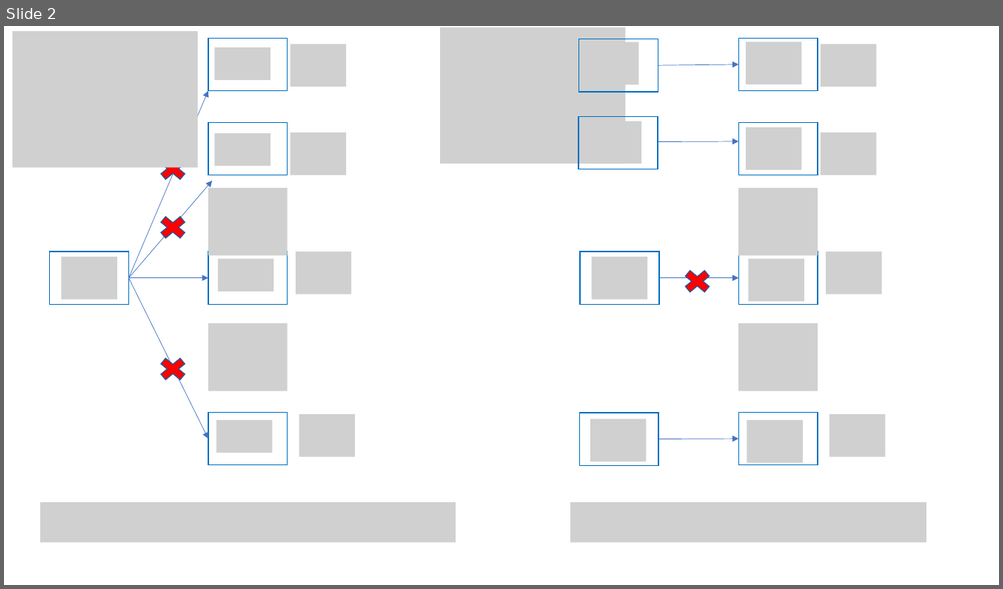
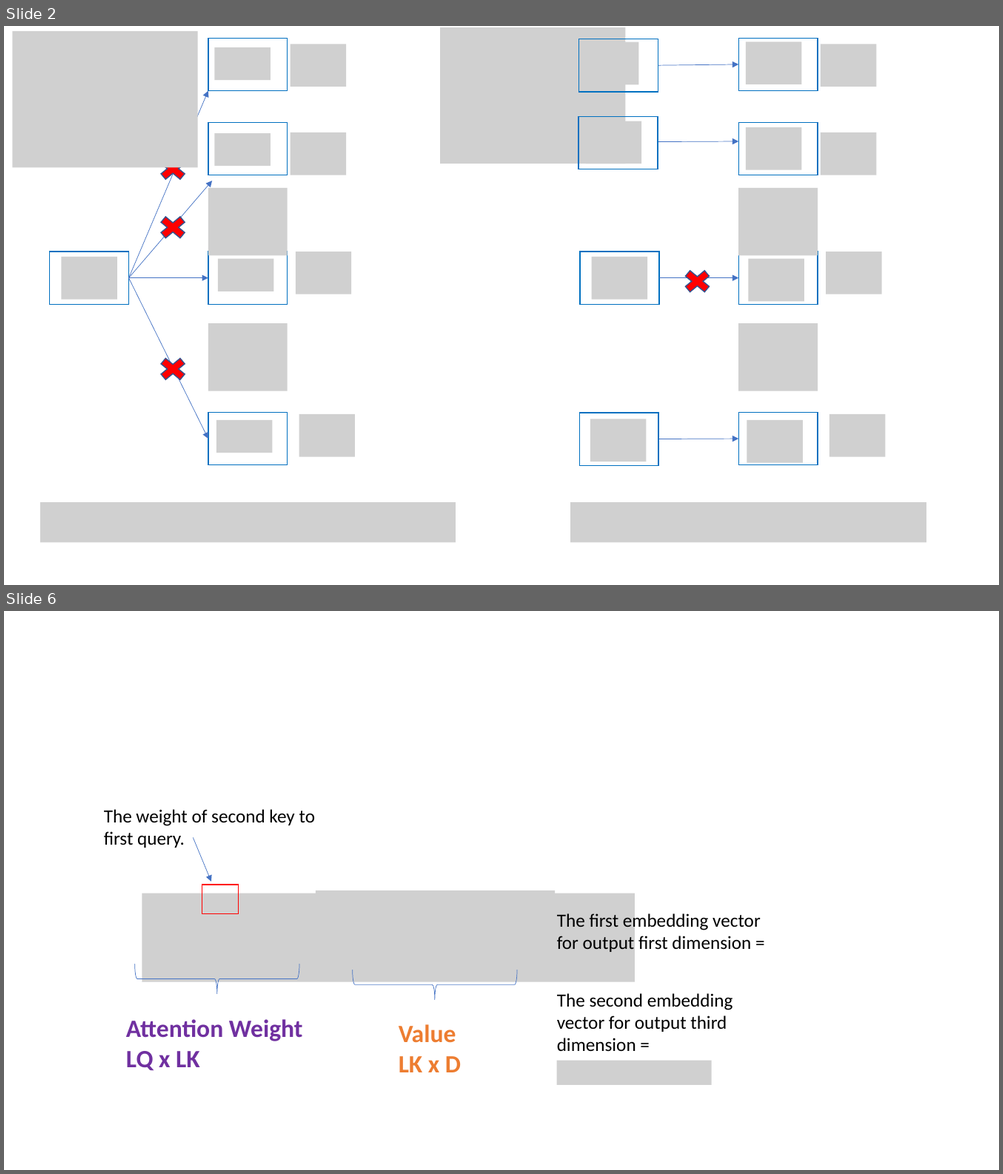
Before and after one commit to beckswu/beckswu.github.io, a slide deck: img/post/Natural-Language-Processing/course2/formula.pptx. Shown one above the other, each under a label of ours: slide 2 before the commit, slides 2 and 6 after it; the slides between them are not shown. The pictures are 1003x589 and 1003x1174 pixels, drawn with LibreOffice and Linux fonts; fonts in the diff are those of the drawing; grey boxes stand for pictures. Boxes give left, top, right and bottom in pixels: in the first picture for what was removed or moved away, otherwise in the second. Text is boxed around its words. In the diff, an @@ line names an element or a change of style, - is before the commit and + after.

```diff
--- a/img/post/Natural-Language-Processing/course2/formula.pptx
+++ b/img/post/Natural-Language-Processing/course2/formula.pptx
@@ slide 6 added at bbox=[4, 611, 999, 1170], background #FFFFFF @@
@@ text added at bbox=[104, 809, 315, 848], 18 pt, text #000000 @@
+The weight of second key to first query.
@@ arrow added from (193, 838) to (211, 882), #4472C4 0.5 pt @@
@@ picture added at bbox=[142, 894, 634, 982] @@
@@ rectangle added at bbox=[202, 885, 239, 914], outline #FF0000 1 pt @@
@@ picture added at bbox=[316, 891, 555, 965] @@
@@ text added at bbox=[557, 911, 760, 952], 18 pt, text #000000 @@
+The first embedding vector for output first dimension =
@@ left brace added at bbox=[134, 964, 299, 994], outline #4472C4 0.5 pt @@
@@ picture added at bbox=[557, 954, 585, 979] @@
@@ left brace added at bbox=[352, 970, 517, 1000], outline #4472C4 0.5 pt @@
@@ text added at bbox=[557, 994, 733, 1052], 18 pt, text #000000 @@
+The second embedding vector for output third dimension =
@@ text added at bbox=[126, 1019, 303, 1071], 24 pt, text #7030A0, bold @@
+Attention Weight LQ x LK
@@ text added at bbox=[398, 1025, 461, 1073], 24 pt, text #ED7D31, bold @@
+Value
+LK x D
@@ picture added at bbox=[557, 1061, 712, 1085] @@
```
Also in this commit, not shown: 4 other slides added, 21 other files.
